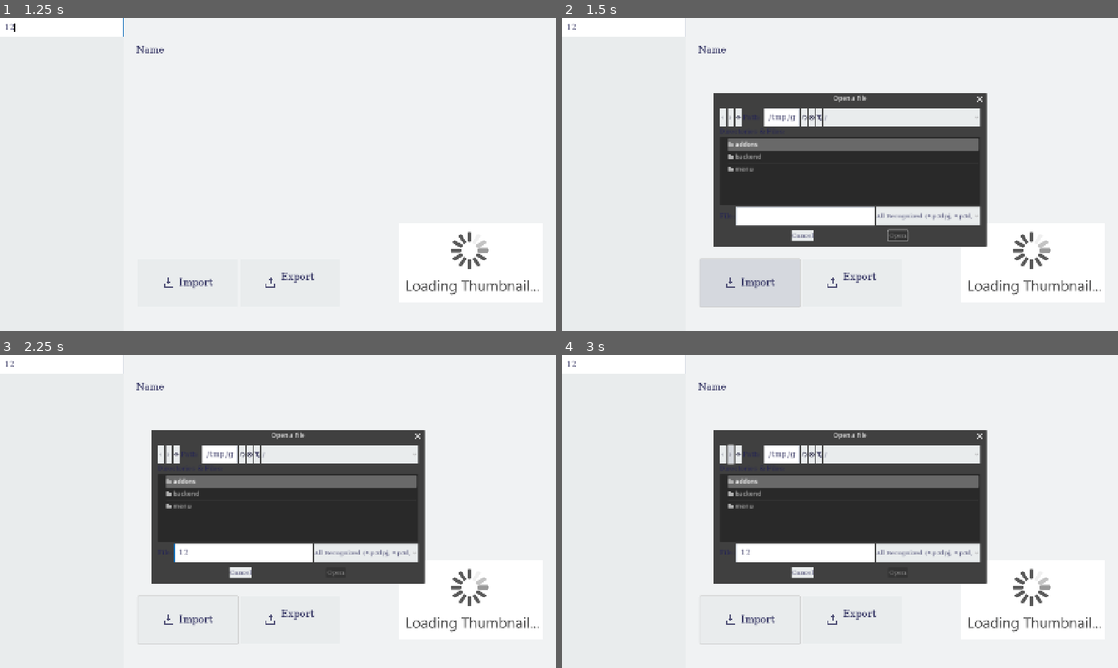
Above: before the commit, frames 1-4 (two rows, left to right).
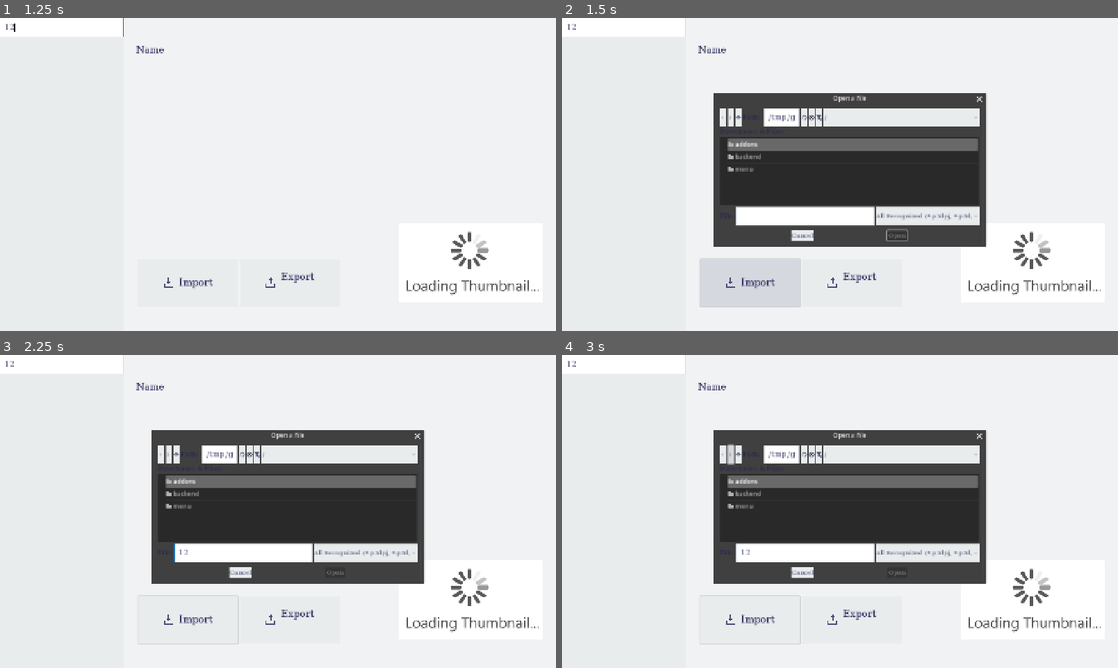
Above: after the commit, the same moments.

Repository: silkycell/Paint-3D-Project-Manager
Game: Godot game, scene res://menu/projects/projects_menu.tscn
Two runs of this game, one before a commit and one after it. Both use one fixed random seed, a clock stepped at 60 frames per second and the inputs below.
Inputs (mouse positions are in pixels of both pictures, inside the frame that each line leads up to):
- Up to frame 1 (1.25 s): click (61, 27) at 0.52 s; type "12" at 0.6 s
- Up to frame 2 (1.5 s): click (751, 280) at 1.25 s
- Up to frame 3 (2.25 s): click (244, 552) at 2.02 s; type "12" at 2.1 s
- Up to frame 4 (3 s): click (728, 455) at 2.75 s

Frame 1 is identical in both runs. In frame 2, 0.3% of the frame differs, in the area x 41-77%, y 24-74%; in frame 3, 0.3%; in frame 4, 0.3%.

Commit message:
make search bar clear after import

Diff:
--- a/menu/projects/projects_list.gd
+++ b/menu/projects/projects_list.gd
@@ -4,6 +4,7 @@
 const PROJECT_BUTTON = preload("res://menu/projects/project_button.tscn")
 
 @onready var v_box = $VBoxContainer
+@onready var search_bar = $"../SearchBar"
 
 func _ready():
 	generate_buttons()
@@ -16,3 +17,5 @@
 		var button = PROJECT_BUTTON.instantiate()
 		button.load(project)
 		v_box.add_child(button)
+
+	search_bar.text = ""
